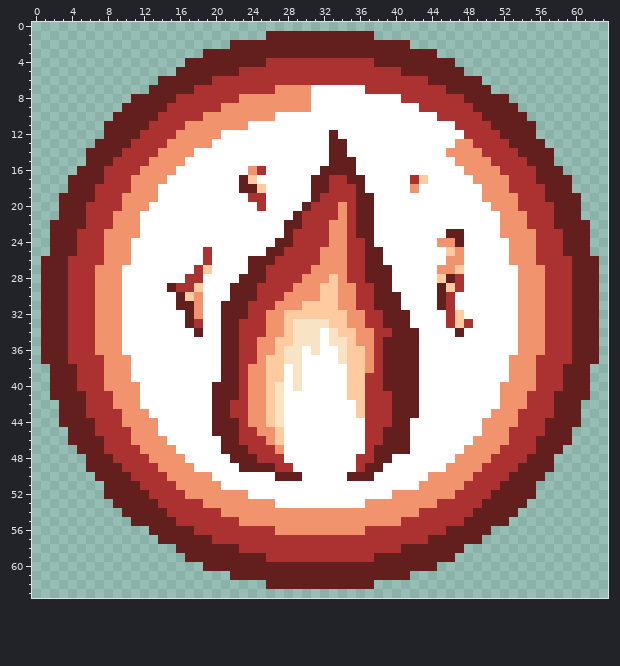
One commit to this pixel-art sprite: Jauge/jauge_14.png. The first picture shows the starting point.
The file is 256x256 pixels, drawn in blocks of 4x4; one block is one cell here.
The same view after the edit:
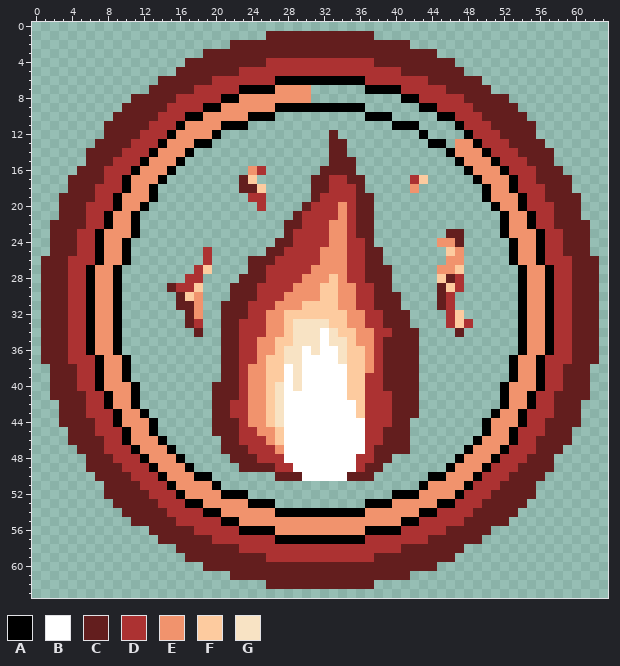
Palette (. is transparent): A #000000  B #ffffff  C #631e1e  D #ac3232  E #f1936d  F #fdcb9f  G #f8e3c4
The exact change:
Changed rows in their new state; - is an unchanged pixel.
first column x 6:
 6 ---------------------AAAAAAAAAA---------------------
 7 -----------------AAAA----......AAAA-----------------
 8 ---------------AA--------..........AA---------------
 9 -------------AA------AAAAAAAAAA......AA-------------
10 -----------AA-----AAA..........AAA.....AA-----------
11 ----------A----AAA................AAA....A----------
12 ---------A----A............-.........A....A---------
13 --------A---AA.............--.........AA.--A--------
14 -------A---A...............--...........A---A-------
15 ------A---A................---...........A---A------
16 -----A---A........--......----............A---A-----
17 ----A---A........--......------.....--.....A---A----
18 ----A--A.........---.....------.....-.......A--A----
19 ---A---A..........--.....-------............A---A---
20 ---A--A............-....--------.............A--A---
21 --A--A.................---------..............A--A--
22 --A--A................----------..............A--A--
23 -A---A................----------........--....A---A-
24 -A--A................-----------.......---.....A--A-
25 -A--A........-......-------------.......--.....A--A-
26 -A--A........-....---------------.......--.....A--A-
27 A--A........--....----------------.....---......A--A
28 A--A.......--....-----------------.....---......A--A
29 A--A.....----...------------------.....---......A--A
30 A--A......---...-------------------....--.......A--A
31 A--A......---..--------------------....--.......A--A
32 A--A.......--..---------------------....--......A--A
33 A--A.......--..---------------------....---.....A--A
34 A--A........-..----------------------....-......A--A
35 A--A...........----------------------...........A--A
36 A--A...........----------------------...........A--A
37 -A--A..........----------------------..........A--A-
38 -A--A..........----------------------..........A--A-
39 -A--A..........----------------------..........A--A-
40 -A---A........-----------------------.........A---A-
41 --A--A........-----------------------.........A--A--
42 --A--A........-----------------------.........A--A--
43 ---A--A.......-----------------------........A--A---
44 ---A---A......----------------------........A---A---
45 ----A--A......----------------------........A--A----
46 ----A---A......---------------------.......A---A----
47 -----A---A.....---------------------......A---A-----
48 ------A---A.....------------------.......A---A------
49 -------A---A.....----------------.......A---A-------
50 --------A---AA.......-----------......AA---A--------
51 ---------A----A......................A----A---------
52 ----------A----AAA................AAA----A----------
53 -----------AA-----AAA..........AAA-----AA-----------
54 -------------AA------AAAAAAAAAA------AA-------------
55 ---------------AA------------------AA---------------
56 -----------------AAAA----------AAAA-----------------
57 ---------------------AAAAAAAAAA---------------------
